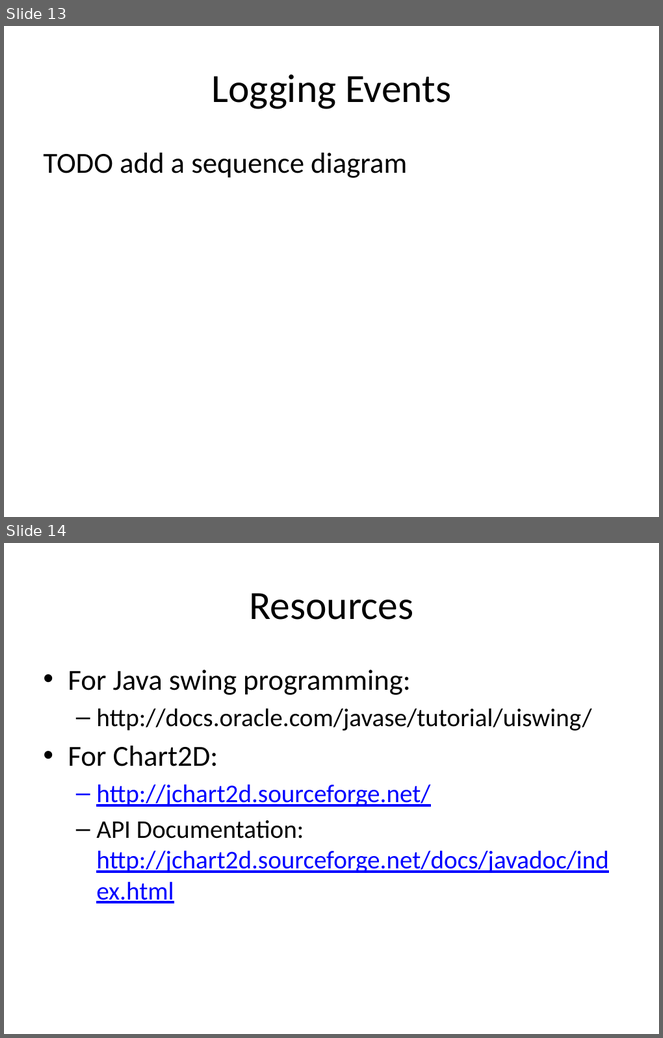
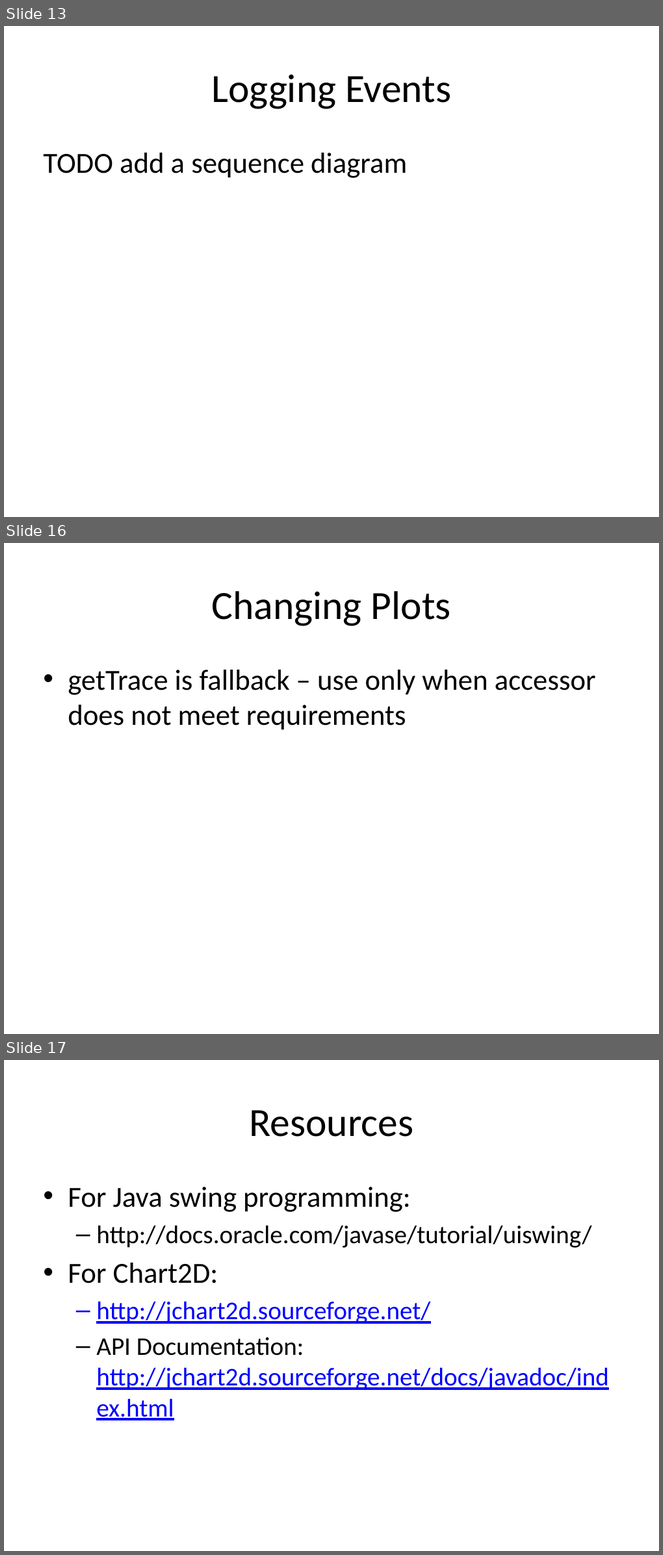
Before and after one commit to mathewgrabau/DirectedDiffusion, a slide deck: doc/DDSimulation_Graphical.pptx. Shown one above the other, each under a label of ours: slides 13 and 14 before the commit, slides 13, 16 and 17 after it; the slides between them are not shown. The pictures are 663x1038 and 663x1555 pixels, drawn with LibreOffice and Linux fonts; fonts in the diff are those of the drawing. Boxes give left, top, right and bottom in pixels: in the first picture for what was removed or moved away, otherwise in the second. Text is boxed around its words. In the diff, an @@ line names an element or a change of style, - is before the commit and + after.

Commit message:
Updated a lot of the plotting code, the basic test that is provided does not show any data at the moment but it does show the chart starting to come togather.
Started writing a paper report/summary of the conclusions. Slides added to a little bit as well.

```diff
--- a/doc/DDSimulation_Graphical.pptx
+++ b/doc/DDSimulation_Graphical.pptx
@@ slide 16 added at bbox=[4, 543, 659, 1034], background #FFFFFF @@
@@ title added at bbox=[212, 591, 451, 626], 44 pt, text #000000 @@
+Changing Plots
@@ text added at bbox=[68, 670, 596, 730], 32 pt, text #000000 @@
+• getTrace is fallback – use only when accessor does not meet requirements
@@ what was slide 14 is now slide 17 @@
```
Also in this commit, not shown: 2 slides changed, 2 other slides added, 7 other files.
